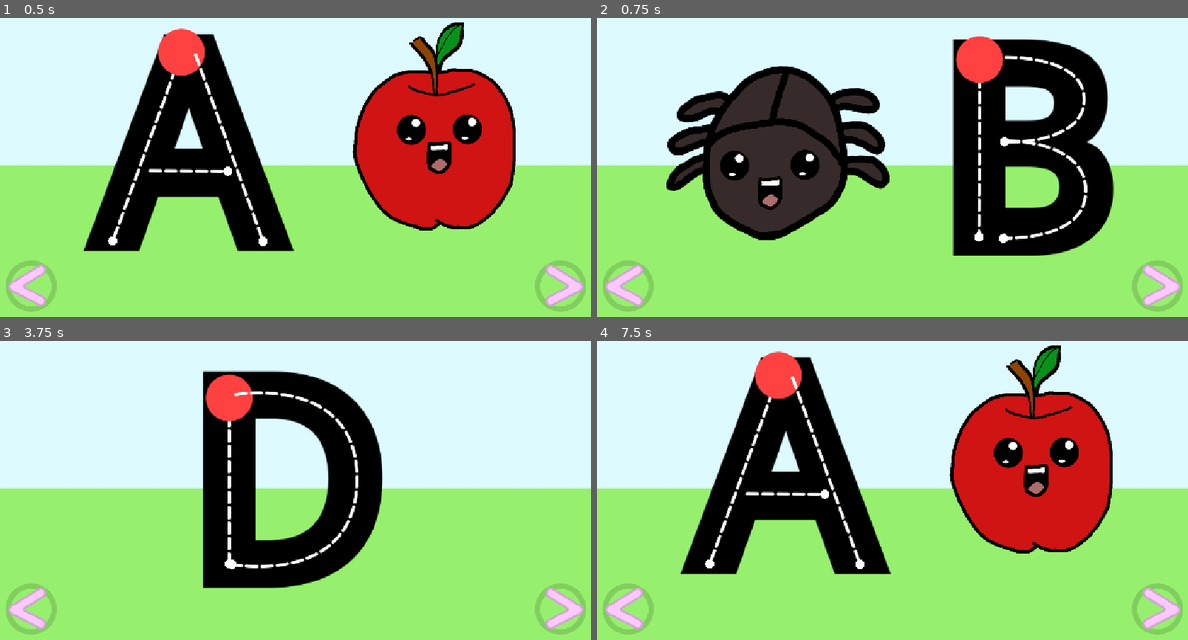
Above: before the commit, frames 1-4 (two rows, left to right).
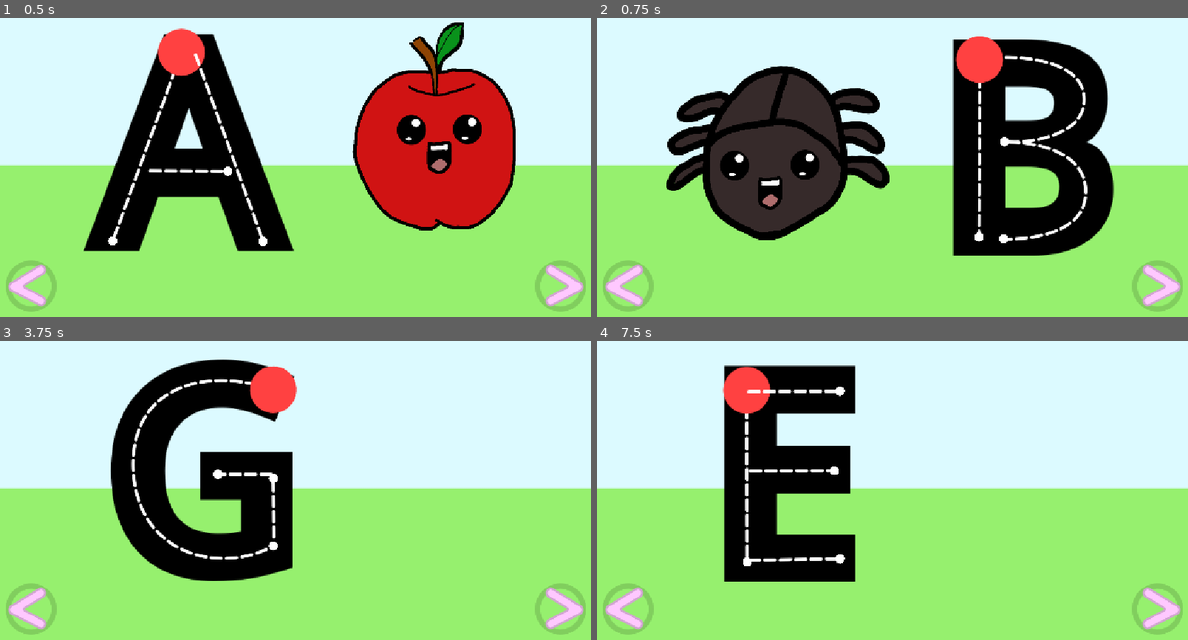
Above: after the commit, the same moments.

Repository: BlazingNeutron/urban-garbanzo
Game: Godot game, scene res://scenes/main_stage.tscn
Two runs of this game, one before a commit and one after it. Both use one fixed random seed, a clock stepped at 60 frames per second and the inputs below.
Inputs (mouse positions are in pixels of both pictures, inside the frame that each line leads up to):
- Up to frame 1 (0.5 s): no input
- Up to frame 2 (0.75 s): click (1158, 287) at 0.5 s
- Up to frame 3 (3.75 s): click (561, 610) at 1.25 s; click (29, 610) at 2 s; click (29, 610) at 2.75 s; click (29, 610) at 3.5 s
- Up to frame 4 (7.5 s): click (1158, 610) at 4.25 s; tap Enter at 5, 6.5 s; move the mouse to (1022, 457) at 5.02 s; press the mouse at (1022, 457) at 5.03 s; tap Space at 5.75, 7.25 s; move the mouse to (774, 490) at 5.77 s; release the mouse at (774, 490) at 5.78 s; click (774, 490) at 5.85 s; move the mouse to (951, 400) at 6.52 s; press the mouse at (951, 400) at 6.53 s; move the mouse to (862, 541) at 7.27 s; release the mouse at (862, 541) at 7.28 s; click (862, 541) at 7.35 s

Frame 1 is identical in both runs. In frame 2, 0.3% of the frame differs, in the area x 68-83%, y 40-76%; in frame 3, 21%; in frame 4, 26%, in the area x 14-88%, y 1-81%.

Commit message:
Adding more letters: e, f, g

Diff:
--- a/scenes/letter_path.tscn
+++ b/scenes/letter_path.tscn
@@ -8,6 +8,7 @@
 [sub_resource type="ShaderMaterial" id="ShaderMaterial_v01t8"]
 
 [sub_resource type="Curve2D" id="Curve2D_u41ii"]
+resource_local_to_scene = true
 _data = {
 "points": PackedVector2Array(0, 0, 0, 0, 53, 105, 0, 0, 0, 0, 54, 285)
 }
--- a/scenes/letters/capital_letter_b.tscn
+++ b/scenes/letters/capital_letter_b.tscn
@@ -97,7 +97,6 @@
 
 [node name="LetterPath3" type="Path2D" parent="LetterPaths" index="2"]
 material = SubResource("ShaderMaterial_v01t8")
-position = Vector2(0, -1)
 curve = SubResource("Curve2D_kohs7")
 script = ExtResource("2_2xpwc")
 
--- /dev/null
+++ b/scenes/letters/capital_letter_e.tscn
@@ -0,0 +1,49 @@
+[gd_scene load_steps=7 format=3 uid="uid://bopso81dmfbp0"]
+
+[ext_resource type="PackedScene" uid="uid://4gktlgtprxfr" path="res://scenes/letter.tscn" id="1_gyeln"]
+[ext_resource type="PackedScene" uid="uid://ctpin31ahbdpr" path="res://scenes/letter_path.tscn" id="2_opn8d"]
+
+[sub_resource type="Curve2D" id="Curve2D_vttv7"]
+_data = {
+"points": PackedVector2Array(0, 0, 0, 0, 291, 160, 0, 0, 0, 0, 292, 495)
+}
+point_count = 2
+
+[sub_resource type="Curve2D" id="Curve2D_d4pcy"]
+_data = {
+"points": PackedVector2Array(0, 0, 0, 0, 291, 163, 0, 0, 0, 0, 473, 162)
+}
+point_count = 2
+
+[sub_resource type="Curve2D" id="Curve2D_opn8d"]
+_data = {
+"points": PackedVector2Array(0, 0, 0, 0, 294, 318, 0, 0, 0, 0, 462, 317)
+}
+point_count = 2
+
+[sub_resource type="Curve2D" id="Curve2D_3qgau"]
+_data = {
+"points": PackedVector2Array(0, 0, 0, 0, 292, 492, 0, 0, 0, 0, 473, 489)
+}
+point_count = 2
+
+[node name="Letter" instance=ExtResource("1_gyeln")]
+
+[node name="RichTextLabel" parent="." index="1"]
+offset_left = 197.0
+offset_top = -36.0
+offset_right = 582.0
+offset_bottom = 691.0
+text = "[b]E[/b]"
+
+[node name="LetterPath" parent="LetterPaths" index="0" instance=ExtResource("2_opn8d")]
+curve = SubResource("Curve2D_vttv7")
+
+[node name="LetterPath2" parent="LetterPaths" index="1" instance=ExtResource("2_opn8d")]
+curve = SubResource("Curve2D_d4pcy")
+
+[node name="LetterPath3" parent="LetterPaths" index="2" instance=ExtResource("2_opn8d")]
+curve = SubResource("Curve2D_opn8d")
+
+[node name="LetterPath4" parent="LetterPaths" index="3" instance=ExtResource("2_opn8d")]
+curve = SubResource("Curve2D_3qgau")
--- /dev/null
+++ b/scenes/letters/capital_letter_f.tscn
@@ -0,0 +1,40 @@
+[gd_scene load_steps=6 format=3 uid="uid://banu1wotmnylo"]
+
+[ext_resource type="PackedScene" uid="uid://4gktlgtprxfr" path="res://scenes/letter.tscn" id="1_c6d4e"]
+[ext_resource type="PackedScene" uid="uid://ctpin31ahbdpr" path="res://scenes/letter_path.tscn" id="2_s5nwu"]
+
+[sub_resource type="Curve2D" id="Curve2D_xpjqe"]
+_data = {
+"points": PackedVector2Array(0, 0, 0, 0, 700, 169, 0, 0, 0, 0, 700, 517)
+}
+point_count = 2
+
+[sub_resource type="Curve2D" id="Curve2D_s5nwu"]
+_data = {
+"points": PackedVector2Array(0, 0, 0, 0, 702, 165, 0, 0, 0, 0, 880, 162)
+}
+point_count = 2
+
+[sub_resource type="Curve2D" id="Curve2D_h0jke"]
+_data = {
+"points": PackedVector2Array(0, 0, 0, 0, 700, 345, 0, 0, 0, 0, 864, 340)
+}
+point_count = 2
+
+[node name="Letter" instance=ExtResource("1_c6d4e")]
+
+[node name="RichTextLabel" parent="." index="1"]
+offset_left = 599.0
+offset_top = -31.0
+offset_right = 984.0
+offset_bottom = 696.0
+text = "[b]F[/b]"
+
+[node name="LetterPath" parent="LetterPaths" index="0" instance=ExtResource("2_s5nwu")]
+curve = SubResource("Curve2D_xpjqe")
+
+[node name="LetterPath2" parent="LetterPaths" index="1" instance=ExtResource("2_s5nwu")]
+curve = SubResource("Curve2D_s5nwu")
+
+[node name="LetterPath3" parent="LetterPaths" index="2" instance=ExtResource("2_s5nwu")]
+curve = SubResource("Curve2D_h0jke")
--- /dev/null
+++ b/scenes/letters/capital_letter_g.tscn
@@ -0,0 +1,40 @@
+[gd_scene load_steps=6 format=3 uid="uid://bbose5g6pakco"]
+
+[ext_resource type="PackedScene" uid="uid://4gktlgtprxfr" path="res://scenes/letter.tscn" id="1_st8bv"]
+[ext_resource type="PackedScene" uid="uid://ctpin31ahbdpr" path="res://scenes/letter_path.tscn" id="2_xeumx"]
+
+[sub_resource type="Curve2D" id="Curve2D_t51w6"]
+_data = {
+"points": PackedVector2Array(123.472, 44.0972, -123.472, -44.0972, 532, 159, -6.2996, -167.569, 6.2996, 167.569, 259, 314, -103.313, 56.6964, 103.313, -56.6964, 532, 464)
+}
+point_count = 3
+
+[sub_resource type="Curve2D" id="Curve2D_xeumx"]
+_data = {
+"points": PackedVector2Array(0, 0, 0, 0, 533, 451, 0, 0, 0, 0, 532, 332)
+}
+point_count = 2
+
+[sub_resource type="Curve2D" id="Curve2D_ijtpu"]
+_data = {
+"points": PackedVector2Array(0, 0, 0, 0, 532, 324, 0, 0, 0, 0, 424, 324)
+}
+point_count = 2
+
+[node name="Letter" instance=ExtResource("1_st8bv")]
+
+[node name="RichTextLabel" parent="." index="1"]
+offset_left = 184.0
+offset_top = -44.0
+offset_right = 581.0
+offset_bottom = 683.0
+text = "[b]G[/b]"
+
+[node name="LetterPath" parent="LetterPaths" index="0" instance=ExtResource("2_xeumx")]
+curve = SubResource("Curve2D_t51w6")
+
+[node name="LetterPath2" parent="LetterPaths" index="1" instance=ExtResource("2_xeumx")]
+curve = SubResource("Curve2D_xeumx")
+
+[node name="LetterPath3" parent="LetterPaths" index="2" instance=ExtResource("2_xeumx")]
+curve = SubResource("Curve2D_ijtpu")
--- a/scripts/main_stage.gd
+++ b/scripts/main_stage.gd
@@ -6,18 +6,13 @@
 var letter_list = {
 	"letters" :
 		[
-			{
-				"scene": "capital_letter_a"
-			},
-			{
-				"scene": "capital_letter_b"
-			},
-			{
-				"scene": "capital_letter_c"
-			},
-			{
-				"scene": "capital_letter_d"
-			}
+			{ "scene": "capital_letter_a" },
+			{ "scene": "capital_letter_b" },
+			{ "scene": "capital_letter_c" },
+			{ "scene": "capital_letter_d" },
+			{ "scene": "capital_letter_e" },
+			{ "scene": "capital_letter_f" },
+			{ "scene": "capital_letter_g" }
 		]
 }
 
Not shown: 3 places in scenes/letters/capital_letter_b.tscn that only renumber resources
